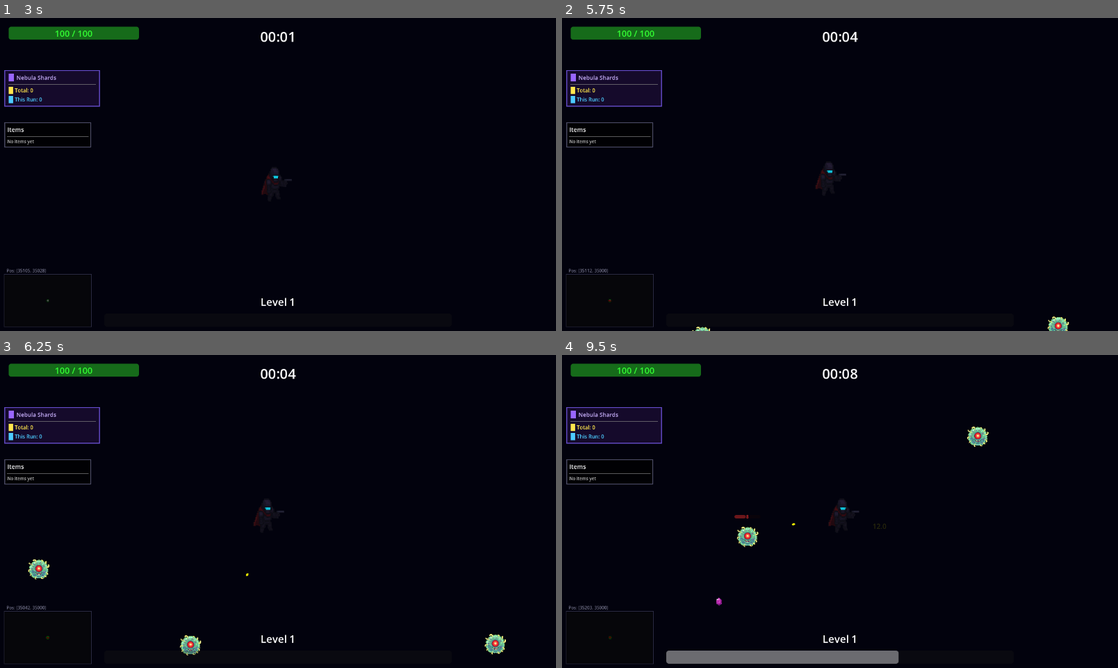
Above: before the commit, frames 1-4 (two rows, left to right).
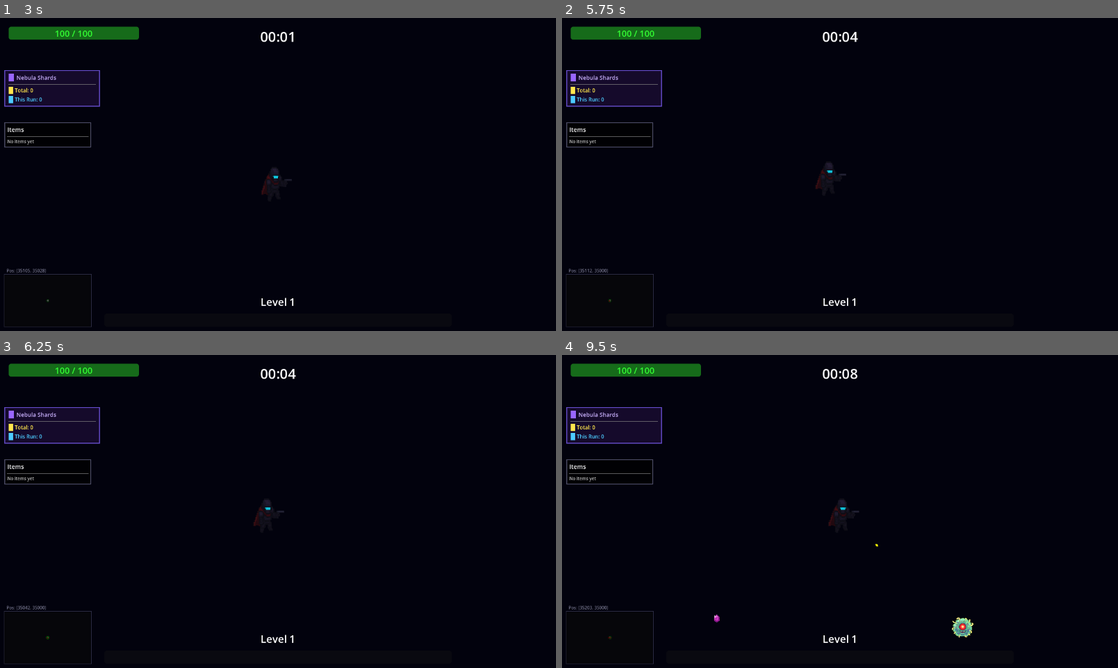
Above: after the commit, the same moments.

Repository: darkmage1000/Nebula-Revenant
Game: Godot game, scene res://MainMenu.tscn
Two runs of this game, one before a commit and one after it. Both use one fixed random seed, a clock stepped at 60 frames per second and the inputs below.
Inputs:
- Up to frame 1 (3 s): click "[ START MISSION ]" at 0.5 s; click "SELECT" at 1.25 s; tap Enter (ui_accept) at 2, 2.27, 2.75 s; hold D (ui_right) 2.03-2.78 s; hold S (ui_down) from 2.78 s (still down)
- Up to frame 2 (5.75 s): tap Enter (ui_accept) at 3.02, 4.25, 4.52, 5, 5.27 s; release S (ui_down) at 3.53 s; hold D (ui_right) 3.53-4.28 s; hold W (ui_up) 4.28-5.03 s; hold A (ui_left) from 5.03 s (still down)
- Up to frame 3 (6.25 s): keep holding A (ui_left); tap Enter (ui_accept) at 6.02 s
- Up to frame 4 (9.5 s): release A (ui_left) at 6.53 s; hold S (ui_down) 6.53-7.28 s; hold D (ui_right) 7.28-8.03 s; tap Enter (ui_accept) at 7.52, 8.27, 9.02 s; hold W (ui_up) 8.03-8.78 s; hold D (ui_right) from 8.78 s (still down)

Frame 1 is identical in both runs. In frame 2, 0.2% of the frame differs, in the area x 8-92%, y 90-100%; in frame 3, 0.6%; in frame 4, 2.4%, in the area x 8-77%, y 22-99%.

Commit message:
Drastically reduce spawn rates to slow leveling progression
Player was reaching level 91 at 10 minutes, target is level 80-100
at 40 minutes (4x slower progression needed).

Spawn Rate Changes:
- Base spawn rate: 1.8s → 2.5s (39% slower start)
- Spawn rate scaling: 0.70 multiplier → 0.88 multiplier (gentler ramp)
- Minimum spawn rate cap: 0.3s → 0.5s (67% slower at maximum)

Enemies Per Spawn:
- 0-3 min: 1-2 enemies → 1 enemy
- 3-10 min: 2 enemies → 1-2 enemies
- 10+ min: 2-3 enemies → 2 enemies

Special Enemy Spawn Chances (all reduced):
- Void Mites: 100% → 50% chance
- Asteroids: 30% → 20% chance
- Nebulith Colossus: 20% → 10% chance
- Dark Mage: 15% → 8% chance

Result: Much slower XP gain and leveling while maintaining
aggressive combat feel through existing enemy density.

Diff:
--- a/main_game.gd
+++ b/main_game.gd
@@ -47,7 +47,7 @@
 # ------------------------------------------------------------------
 var is_level_up_open: bool = false
 var game_time: float = 0.0
-var spawn_rate: float = 1.8          # BALANCED! Not too fast, not too slow
+var spawn_rate: float = 2.5          # SLOWED DOWN - was 1.8, now 2.5 for slower progression
 var difficulty_mult: float = 1.0
 
 const TANKIER_INTERVAL = 90.0        # Every 90 seconds (was 120)
@@ -169,7 +169,7 @@
 	# 90-SEC TANKIER + FASTER (was 2 min)
 	if fmod(game_time, TANKIER_INTERVAL) < delta:
 		difficulty_mult += 1.0  # INCREASED! Was 0.5, now 1.0 per interval for more challenge
-		spawn_rate = max(0.3, spawn_rate * 0.70)  # FASTER RAMP! Was 0.85, now 0.70 for aggressive scaling
+		spawn_rate = max(0.5, spawn_rate * 0.88)  # SLOWER RAMP! Was 0.70, now 0.88 to slow leveling progression
 		print("⚡ DIFFICULTY UP! HP×%.1f | Spawn: %.2fs" % [difficulty_mult, spawn_rate])
 
 	# FIRST BOSS @ 2:30 (for testing)
@@ -197,20 +197,20 @@
 		spawn_timer = 0.0
 		spawn_mob()
 
-		# After 2 minutes, also spawn void mites!
-		if game_time >= 120.0:
+		# After 2 minutes, occasionally spawn void mites (50% chance, was 100%)
+		if game_time >= 120.0 and randf() < 0.50:
 			spawn_void_mite()
 
-		# Spawn asteroids occasionally (30% chance per spawn cycle)
-		if randf() < 0.30:
+		# Spawn asteroids occasionally (20% chance, was 30%)
+		if randf() < 0.20:
 			spawn_asteroid()
 
-		# After 6 minutes, occasionally spawn Nebulith Colossus (20% chance)
-		if game_time >= 360.0 and randf() < 0.20:
+		# After 6 minutes, occasionally spawn Nebulith Colossus (10% chance, was 20%)
+		if game_time >= 360.0 and randf() < 0.10:
 			spawn_colossus()
 
-		# After 6 minutes, occasionally spawn Dark Mage (15% chance)
-		if game_time >= 360.0 and randf() < 0.15:
+		# After 6 minutes, occasionally spawn Dark Mage (8% chance, was 15%)
+		if game_time >= 360.0 and randf() < 0.08:
 			spawn_dark_mage()
 
 # ------------------------------------------------------------------
@@ -224,12 +224,12 @@
 	if current_enemy_count >= MAX_ENEMIES_ON_SCREEN:
 		return
 
-	# BALANCED: Start with 1-2 enemies, gradually increase
-	var enemies_to_spawn = randi_range(1, 2)  # Start with 1-2 for action
-	if game_time > 180:  # After 3 minutes, spawn 2 enemies
+	# REDUCED: Fewer enemies per spawn to slow progression
+	var enemies_to_spawn = 1  # Start with 1 enemy for slower pace
+	if game_time > 180:  # After 3 minutes, spawn 1-2 enemies
+		enemies_to_spawn = randi_range(1, 2)
+	if game_time > 600:  # After 10 minutes, spawn 2 enemies (was 6 min for 2-3)
 		enemies_to_spawn = 2
-	if game_time > 360:  # After 6 minutes, spawn 2-3 enemies
-		enemies_to_spawn = randi_range(2, 3)
 
 	for i in range(enemies_to_spawn):
 		if current_enemy_count < MAX_ENEMIES_ON_SCREEN:
